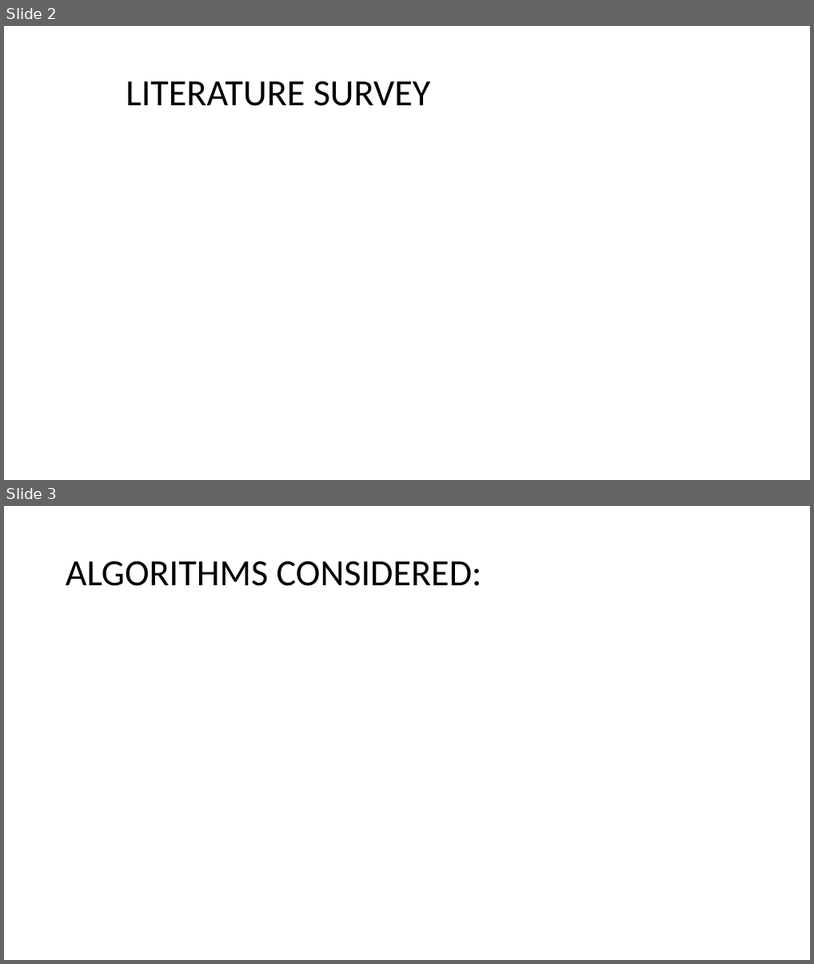
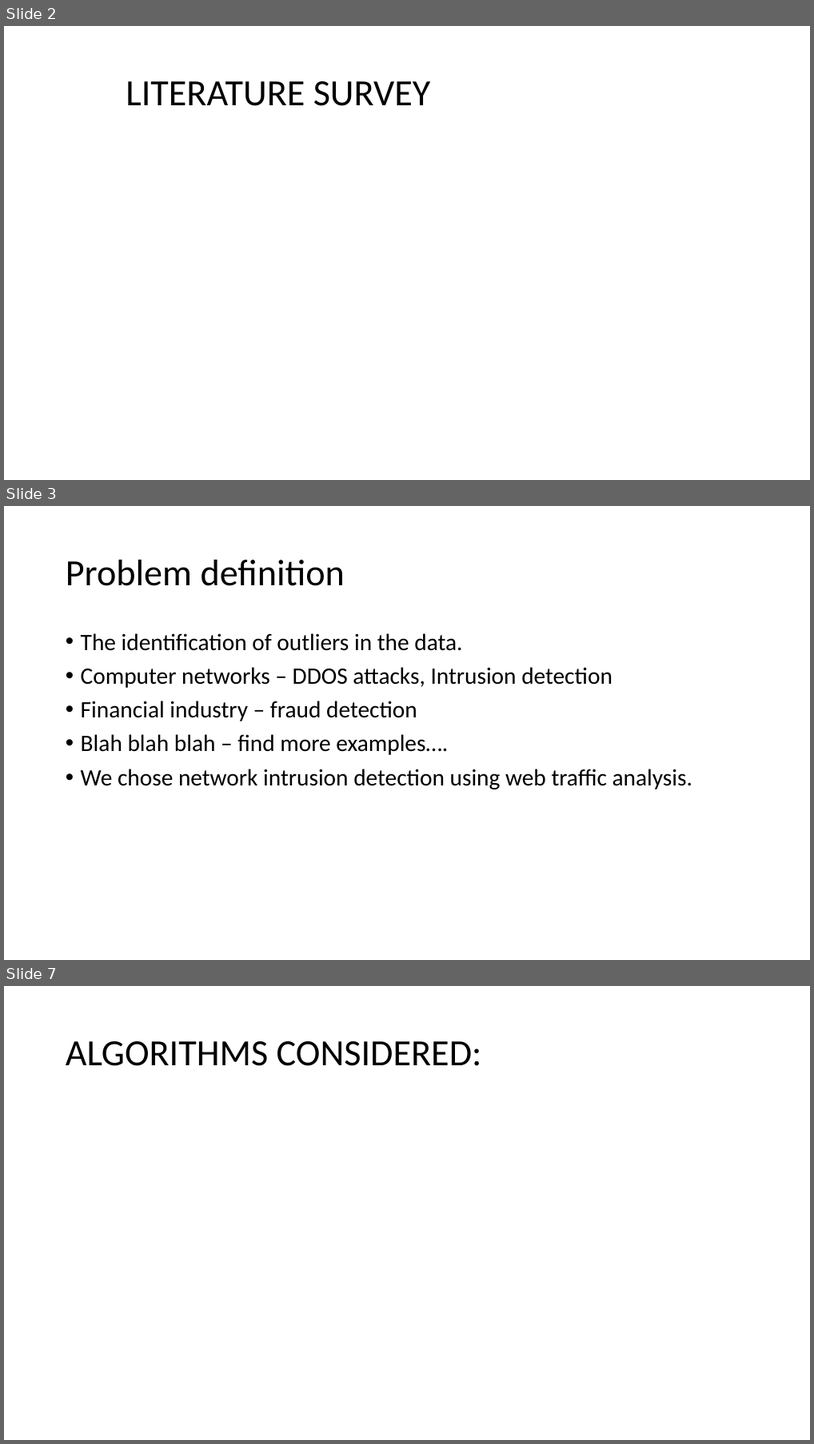
Before and after one commit to kratinayyar/ML-Project, a slide deck: Anomaly Detection.pptx. Shown one above the other, each under a label of ours: slides 2 and 3 before the commit, slides 2, 3 and 7 after it; the slides between them are not shown. The pictures are 814x964 and 814x1444 pixels, drawn with LibreOffice and Linux fonts; fonts in the diff are those of the drawing. Boxes give left, top, right and bottom in pixels: in the first picture for what was removed or moved away, otherwise in the second. Text is boxed around its words. In the diff, an @@ line names an element or a change of style, - is before the commit and + after.

```diff
--- a/Anomaly Detection.pptx
+++ b/Anomaly Detection.pptx
@@ slide 3 added at (4, 506, 810, 960), background #FFFFFF @@
@@ title added at (66, 560, 345, 586), 44 pt, text #000000 @@
+Problem definition
@@ text added at (81, 633, 693, 789), 28 pt, text #000000 @@
+• The identification of outliers in the data.
+• Computer networks – DDOS attacks, Intrusion detection
+• Financial industry – fraud detection
+• Blah blah blah – find more examples….
+• We chose network intrusion detection using web traffic analysis.
@@ what was slide 3 is now slide 7 @@
```
Also in this commit, not shown: 3 other slides added.
